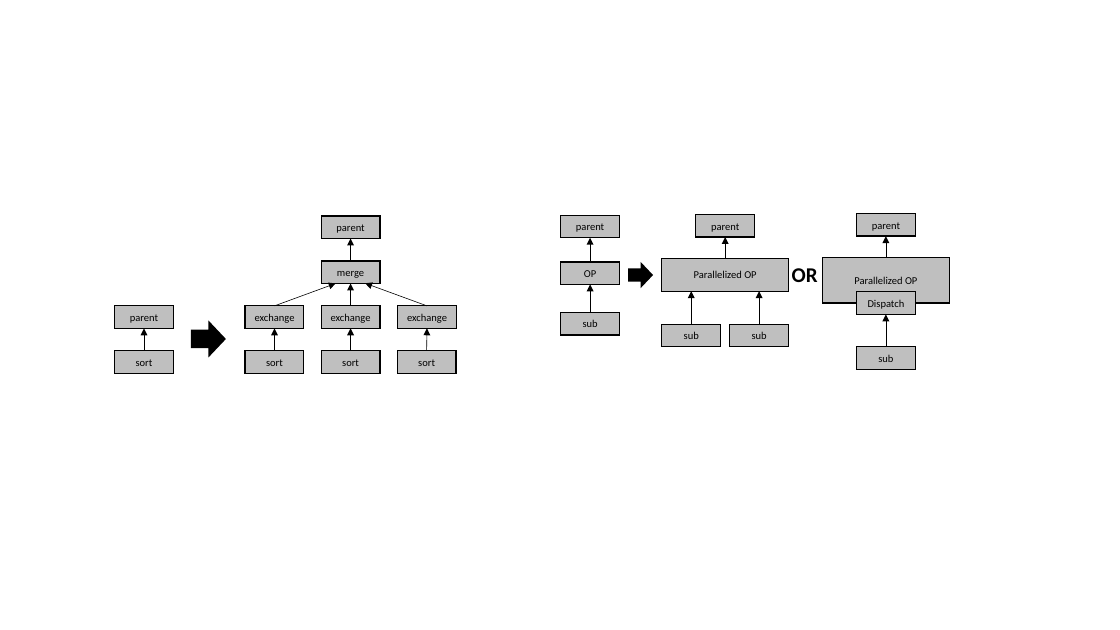
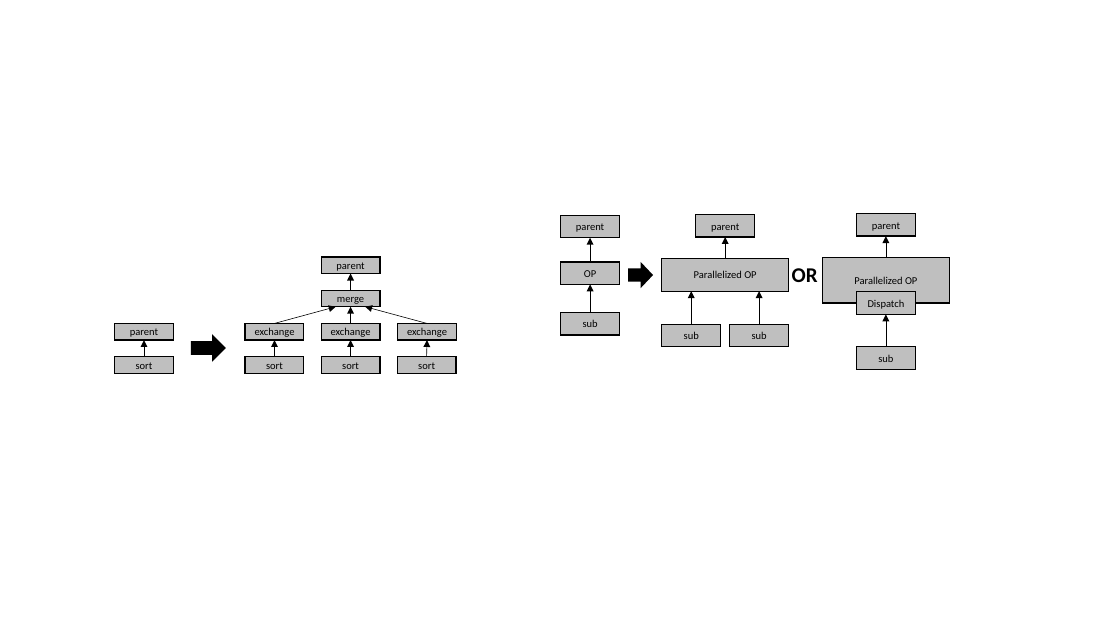
Before and after one commit to scott-zgeng/thor, a slide deck: slide 20 of doc/thor architecture.pptx. Drawn at 1120x630 pixels with LibreOffice and Linux fonts; fonts in the diff are those of the drawing. Boxes give left, top, right and bottom in pixels: in the first picture for what was removed or moved away, otherwise in the second. Text is boxed around its words. In the diff, an @@ line names an element or a change of style, - is before the commit and + after.

```diff
--- a/doc/thor architecture.pptx
+++ b/doc/thor architecture.pptx
@@ rectangle "parent": place and size @@
-rectangle "parent" at [321, 216, 380, 239]
+rectangle "parent" at [321, 257, 380, 274]
@@ rectangle "merge": place and size @@
-rectangle "merge" at [321, 261, 380, 284]
+rectangle "merge" at [321, 290, 380, 307]
@@ arrow moved from (350, 261) - (350, 239) to (350, 290) - (350, 274) @@
@@ rectangle "parent": place and size @@
-rectangle "parent" at [114, 306, 173, 329]
+rectangle "parent" at [114, 323, 173, 340]
@@ rectangle "exchange": place and size @@
-rectangle "exchange" at [245, 306, 304, 329]
+rectangle "exchange" at [245, 323, 304, 340]
@@ arrow moved from (275, 306) - (336, 283) to (275, 323) - (336, 307) @@
@@ rectangle "exchange": place and size @@
-rectangle "exchange" at [321, 306, 380, 329]
+rectangle "exchange" at [321, 323, 380, 340]
@@ arrow moved from (350, 306) - (350, 283) to (350, 323) - (350, 307) @@
@@ arrow moved from (427, 306) - (365, 283) to (427, 323) - (365, 307) @@
@@ rectangle "exchange": place and size @@
-rectangle "exchange" at [397, 306, 456, 329]
+rectangle "exchange" at [397, 323, 456, 340]
@@ rectangle "sort": place and size @@
-rectangle "sort" at [114, 351, 173, 374]
+rectangle "sort" at [114, 357, 173, 374]
@@ arrow moved from (144, 351) - (144, 329) to (144, 357) - (144, 340) @@
@@ right arrow: place and size @@
-right arrow at [191, 321, 226, 358]
+right arrow at [191, 334, 226, 362]
@@ rectangle "sort": place and size @@
-rectangle "sort" at [245, 351, 304, 374]
+rectangle "sort" at [245, 357, 304, 374]
@@ arrow moved from (275, 351) - (275, 329) to (275, 357) - (275, 340) @@
@@ rectangle "sort": place and size @@
-rectangle "sort" at [321, 351, 380, 374]
+rectangle "sort" at [321, 357, 380, 374]
@@ arrow moved from (350, 351) - (350, 329) to (350, 357) - (350, 340) @@
@@ rectangle "sort": place and size @@
-rectangle "sort" at [397, 351, 456, 374]
+rectangle "sort" at [397, 357, 456, 374]
@@ arrow moved from (427, 351) - (427, 329) to (427, 357) - (427, 340) @@
```
Also in this commit, not shown: 10 other slides changed, 1 other file.
